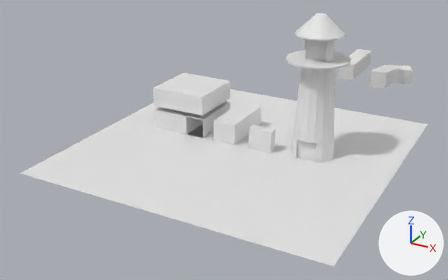
The Blender file blender/map04.blend: old version first, new version second.
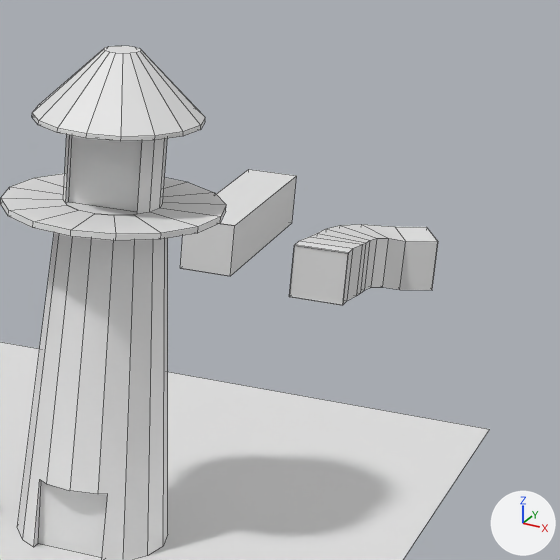
Old and new are each drawn whole from a camera (50 mm lens) standing at (25.8, -50.6, 25.6) and looking at (-4.1, 3.9, -1.6) and again close up on the part from 64% to 100% of the width and 0% to 58% of the height. The axes (+X, +Y, +Z) are drawn at lower right. The lights are the same throughout. The close-ups show mesh edges as thin lines.

The first close-up shows 'mesh_tower', 'portal_main_maintower1_tower_tower1', 'portal_main_maintower2_tower_tower2', 'portal_short_short1_main_mainshort1', 'portal_tower_tower1_main_maintower1', 'world_main', 'world_short', 'world_tower'.
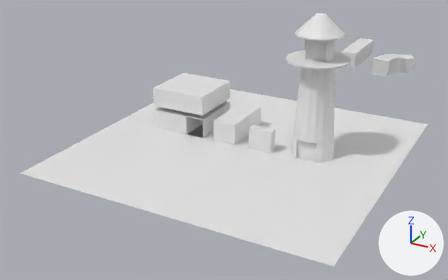
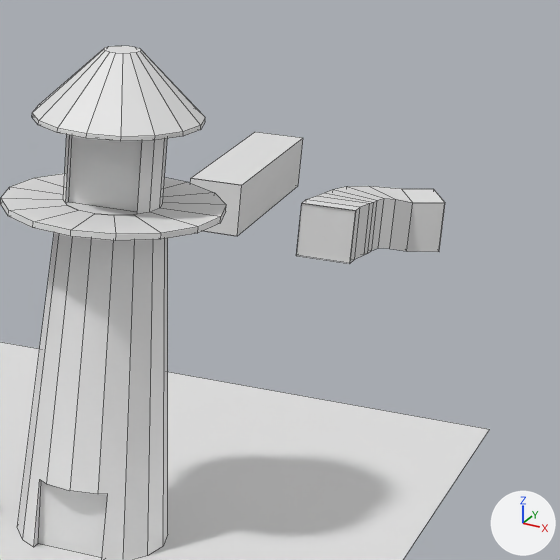
Where the change shows, as pixel boxes [x1, y1, x2, y2] in the close-ups (560 x 560 px):
'world_tower', moved
    before: [289, 224, 438, 305]
    after: [296, 186, 445, 264]
'world_short', moved
    before: [216, 169, 297, 275]
    after: [191, 132, 303, 236]
'portal_tower_tower1_main_maintower1', moved
    before: [290, 245, 349, 305]
    after: [297, 204, 356, 263]
'portal_short_short1_main_mainshort1', moved
    before: [180, 223, 235, 276]
    after: [190, 178, 242, 236]

Patch to the scene script:
```diff
--- a/blender/map04.blend.py
+++ b/blender/map04.blend.py
@@ me_cube_020 @@
 me_cube_020.from_pydata(...)  # 8 vertices, 4 faces; spans x 1.0..3.0, y 26.0..34.0, z 0.0..2.0
 # used by ob_world_short; location = (0.0, 0.0, 0.0)
+# me_cube_020 part 1: the whole mesh is moved by (-2.0, -30.0, -1.0)
@@ me_cube_001 @@
 me_cube_001.from_pydata(...)  # 36 vertices, 32 faces; spans x 5.47..9.17, y 24.69..34.65, z -1.58..2.0
 # used by ob_world_tower; location = (0.0, 0.0, 0.0)
+# me_cube_001 part 2: the whole mesh is moved by (-6.96, -29.34, -0.23)
@@ ob_world_short @@
 ob_world_short = bpy.data.objects.new('world_short', me_cube_020)
-ob_world_short.location = (0.0, 0.0, 0.0)
+ob_world_short.location = (2.0, 30.41, 2.47)
@@ ob_portal_short_short1_main_mainshort1 @@
 ob_portal_short_short1_main_mainshort1.parent = ob_world_short
-ob_portal_short_short1_main_mainshort1.location = (2.0, 26.0, 1.0)
+ob_portal_short_short1_main_mainshort1.matrix_parent_inverse = Matrix(((1.0, 0.0, 0.0, -2.0), (0.0, 1.0, 0.0, -3.084), (0.0, 0.0, 1.0, -16.02), (0.0, 0.0, 0.0, 1.0)))
+ob_portal_short_short1_main_mainshort1.location = (2.0, -0.916, 16.02)
 ob_portal_short_short1_main_mainshort1.rotation_euler = (0.0, 0.0, 3.142)  # degrees (0, 0, 180)
@@ ob_world_tower @@
 ob_world_tower = bpy.data.objects.new('world_tower', me_cube_001)
-ob_world_tower.location = (0.0, 0.0, 0.0)
+ob_world_tower.location = (6.96, 29.76, 1.7)
@@ ob_portal_tower_tower1_main_maintower1 @@
 ob_portal_tower_tower1_main_maintower1.parent = ob_world_tower
-ob_portal_tower_tower1_main_maintower1.location = (6.683, 24.73, 1.0)
+ob_portal_tower_tower1_main_maintower1.matrix_parent_inverse = Matrix(((1.0, 0.0, 0.0, -6.961), (0.0, 1.0, 0.0, -2.429), (0.0, 0.0, 1.0, -15.25), (0.0, 0.0, 0.0, 1.0)))
+ob_portal_tower_tower1_main_maintower1.location = (6.683, -2.182, 16.02)
 ob_portal_tower_tower1_main_maintower1.rotation_euler = (0.0, 0.0, 3.142)  # degrees (0, 0, 180)
@@ ob_portal_tower_tower2_main_maintower2 @@
 ob_portal_tower_tower2_main_maintower2.parent = ob_world_tower
-ob_portal_tower_tower2_main_maintower2.location = (8.709, 33.75, -0.57)
+ob_portal_tower_tower2_main_maintower2.location = (8.709, 6.83, 14.45)
 ob_portal_tower_tower2_main_maintower2.rotation_euler = (0.0, 0.0, 5.174)  # degrees (0, 0, 296)
```
